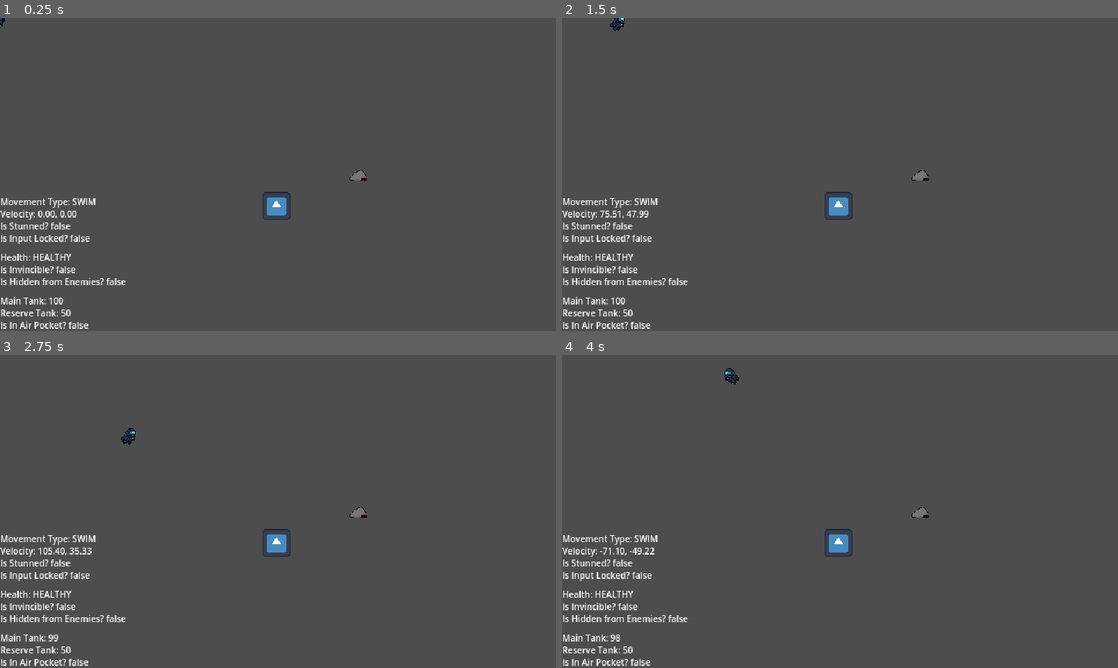
Above: before the commit, frames 1-4 (two rows, left to right).
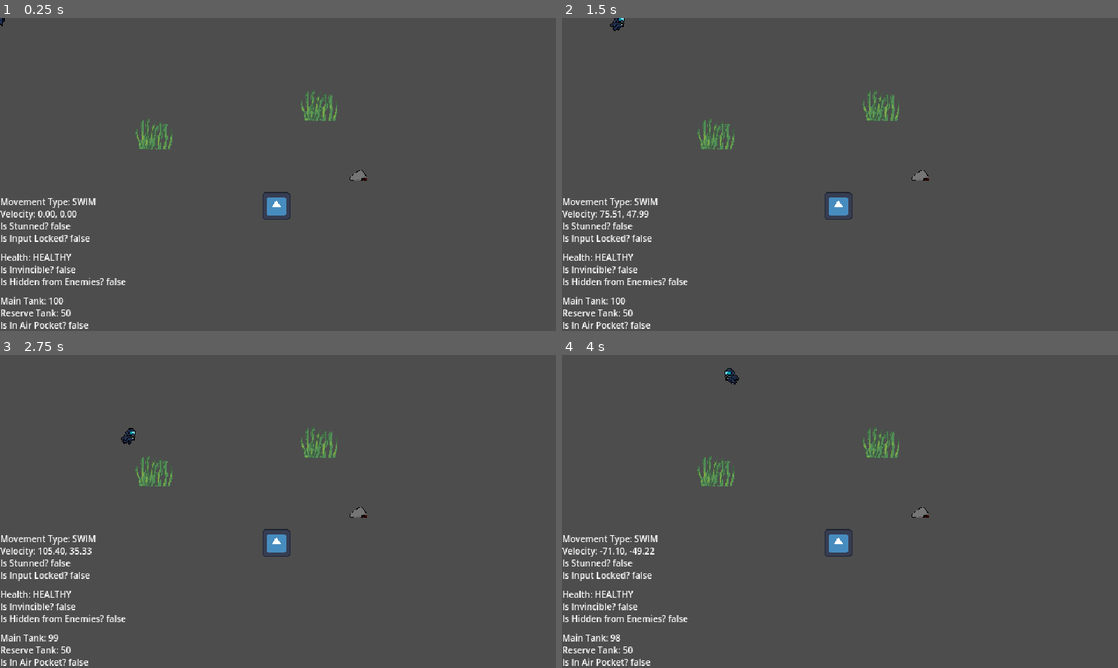
Above: after the commit, the same moments.

Repository: Absolute-Cinema-GameDev/callisto-game
Game: Godot game, scene res://scenes/main.tscn
Same seed, same stepped clock (60 frames per second), same inputs: the game is played once before the commit and once after it. The engine's default icon, where the game draws it, is replaced by a stand-in: a white triangle on a blue panel in a dark square.
Inputs:
- Up to frame 1 (0.25 s): no input
- Up to frame 2 (1.5 s): tap Enter at 0.5 s; hold D (move_right) 0.53-1.28 s; hold Space (interact) 0.53-1.28 s; hold S (move_down) from 1.28 s (still down); tap Space (interact) at 1.35 s
- Up to frame 3 (2.75 s): release S (move_down) at 2.03 s; hold D (move_right) from 2.03 s (still down); hold Space (interact) from 2.03 s (still down)
- Up to frame 4 (4 s): release D (move_right) at 2.78 s; release Space (interact) at 2.78 s; hold W (move_up) 2.78-3.53 s; tap Space (interact) at 2.85 s; hold A (move_left) from 3.53 s (still down); hold Space (interact) from 3.53 s (still down)

The runs differ from the first frame. In frame 1, 0.5% of the frame differs, in the area x 24-61%, y 23-42%; in frame 2, 0.5%; in frame 3, 0.5%; in frame 4, 0.5%.

Commit message:
feat(seaweed-bush): seaweed bush mechanic done - without animation

Diff:
--- /dev/null
+++ b/scenes/levels/seaweed_bush/seaweed_bush.gd
@@ -0,0 +1,21 @@
+extends Node2D
+
+
+# Called when the node enters the scene tree for the first time.
+func _ready() -> void:
+	pass # Replace with function body.
+
+
+# Called every frame. 'delta' is the elapsed time since the previous frame.
+func _process(delta: float) -> void:
+	pass
+
+
+func _on_area_detection_body_entered(body: Node2D) -> void:
+	if body is Player:
+		body.set_is_hidden_from_enemies(true)
+
+
+func _on_area_detection_body_exited(body: Node2D) -> void:
+	if body is Player:
+		body.set_is_hidden_from_enemies(false)
--- /dev/null
+++ b/scenes/levels/seaweed_bush/seaweed_bush.tscn
@@ -0,0 +1,36 @@
+[gd_scene load_steps=5 format=3 uid="uid://eum7ybrrepj"]
+
+[ext_resource type="Script" path="res://scenes/levels/seaweed_bush/seaweed_bush.gd" id="1_kc8n4"]
+[ext_resource type="Texture2D" uid="uid://cgae35qoyewpv" path="res://assets/levels/seaweed_bush-temp/seaweed_bush-968e.png" id="2_0lik1"]
+
+[sub_resource type="SpriteFrames" id="SpriteFrames_lctq2"]
+animations = [{
+"frames": [{
+"duration": 1.0,
+"texture": ExtResource("2_0lik1")
+}],
+"loop": true,
+"name": &"idle",
+"speed": 4.45
+}]
+
+[sub_resource type="RectangleShape2D" id="RectangleShape2D_gumuy"]
+size = Vector2(57.5, 47.8333)
+
+[node name="SeaweedBush" type="Node2D"]
+scale = Vector2(0.75, 0.75)
+script = ExtResource("1_kc8n4")
+
+[node name="Animate" type="AnimatedSprite2D" parent="."]
+sprite_frames = SubResource("SpriteFrames_lctq2")
+animation = &"idle"
+frame_progress = 0.678097
+
+[node name="AreaDetection" type="Area2D" parent="."]
+
+[node name="CollisionDetection" type="CollisionShape2D" parent="AreaDetection"]
+position = Vector2(-2.91667, 8.08333)
+shape = SubResource("RectangleShape2D_gumuy")
+
+[connection signal="body_entered" from="AreaDetection" to="." method="_on_area_detection_body_entered"]
+[connection signal="body_exited" from="AreaDetection" to="." method="_on_area_detection_body_exited"]
--- a/scenes/main.tscn
+++ b/scenes/main.tscn
@@ -1,8 +1,9 @@
-[gd_scene load_steps=4 format=3 uid="uid://bpeiputo77fh1"]
+[gd_scene load_steps=5 format=3 uid="uid://bpeiputo77fh1"]
 
 [ext_resource type="PackedScene" uid="uid://blwqvvn3mh4u4" path="res://scenes/entities/player/player.tscn" id="1_uknod"]
 [ext_resource type="PackedScene" uid="uid://d3w24fym0m4wj" path="res://scenes/entities/enemy-ambush/ambush.tscn" id="2_mpr4x"]
 [ext_resource type="PackedScene" uid="uid://v2h7u6c0nqg7" path="res://scenes/levels/stunrock/stunrock.tscn" id="3_6cob6"]
+[ext_resource type="PackedScene" uid="uid://eum7ybrrepj" path="res://scenes/levels/seaweed_bush/seaweed_bush.tscn" id="4_opman"]
 
 [node name="Main" type="Node2D"]
 
@@ -14,3 +15,9 @@
 
 [node name="Stunrock" parent="." instance=ExtResource("3_6cob6")]
 position = Vector2(318, 216)
+
+[node name="SeaweedBush" parent="." instance=ExtResource("4_opman")]
+position = Vector2(179, 127)
+
+[node name="SeaweedBush2" parent="." instance=ExtResource("4_opman")]
+position = Vector2(369, 94)
Binary file added: assets/levels/seaweed_bush-temp/Dark.png
Not shown, added: assets/levels/seaweed_bush-temp/Dark.png.import
Binary file added: assets/levels/seaweed_bush-temp/seaweed_bush-968e.png
Not shown, added: assets/levels/seaweed_bush-temp/seaweed_bush-968e.png.import
